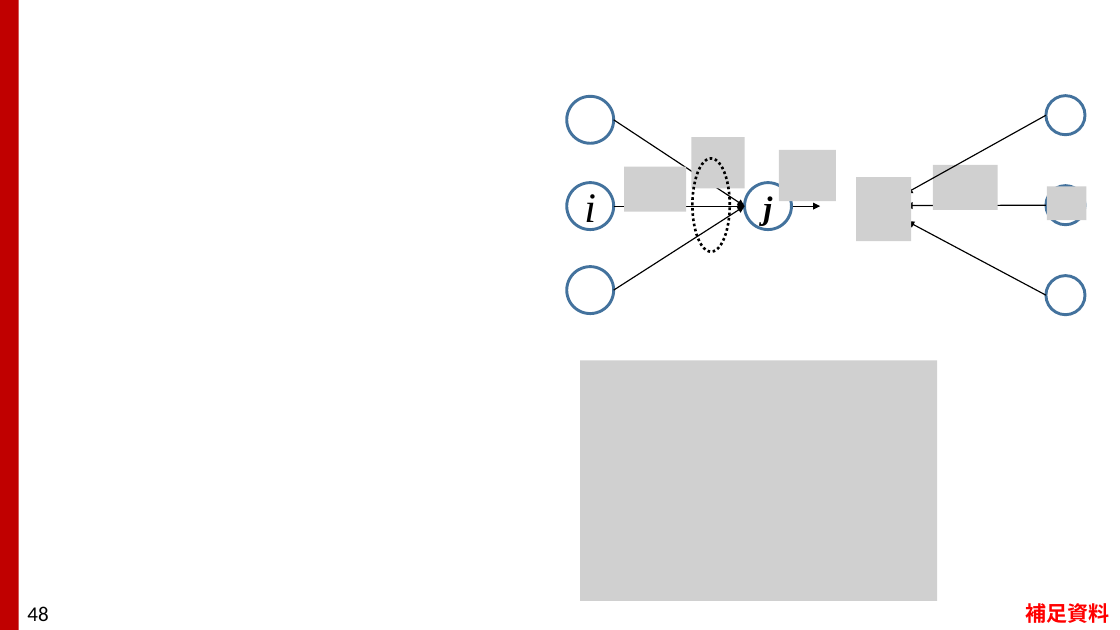
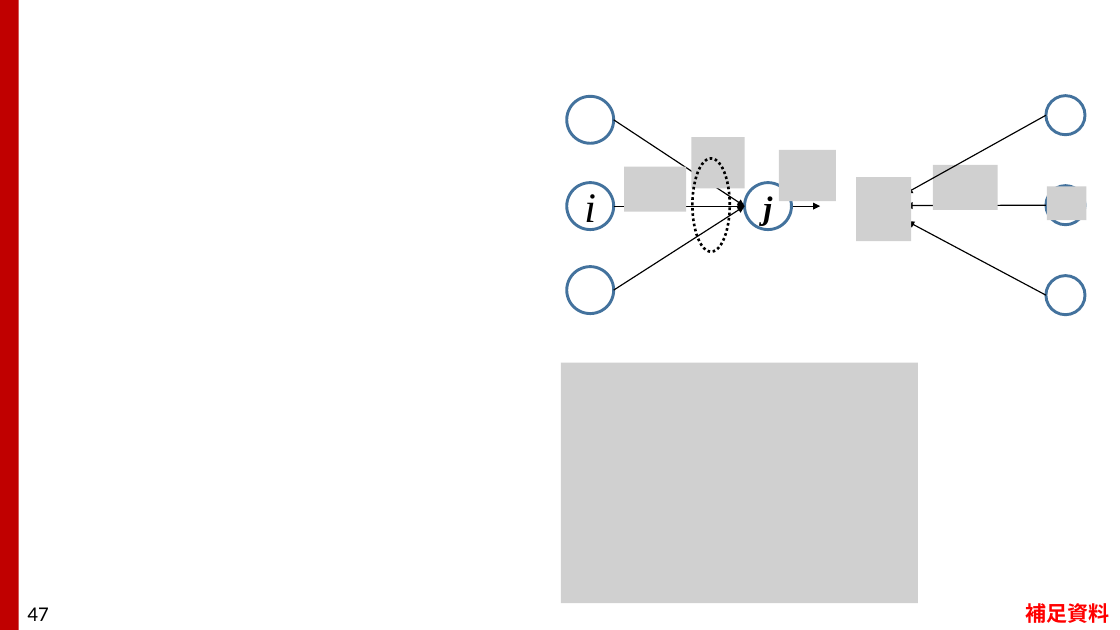
Before and after one commit to TakashiIjiri/TakashiIjiri.github.io, a slide deck: slide 47 of classes/dm2018_2/dm2_7.pptx (slide 48 before the commit). Drawn at 1120x630 pixels with LibreOffice and Linux fonts; fonts in the diff are those of the drawing; grey boxes stand for pictures. Boxes give left, top, right and bottom in pixels: in the first picture for what was removed or moved away, otherwise in the second. Text is boxed around its words. In the diff, an @@ line names an element or a change of style, - is before the commit and + after.

```diff
--- a/classes/dm2018_2/dm2_7.pptx
+++ b/classes/dm2018_2/dm2_7.pptx
@@ picture: place and size @@
-picture at (581, 360, 938, 601)
+picture at (561, 363, 918, 603)
@@ page number at (27, 607, 48, 621): text changed @@
-48
+47
```
Also in this commit, not shown: 2 other slides changed, 3 other files.
